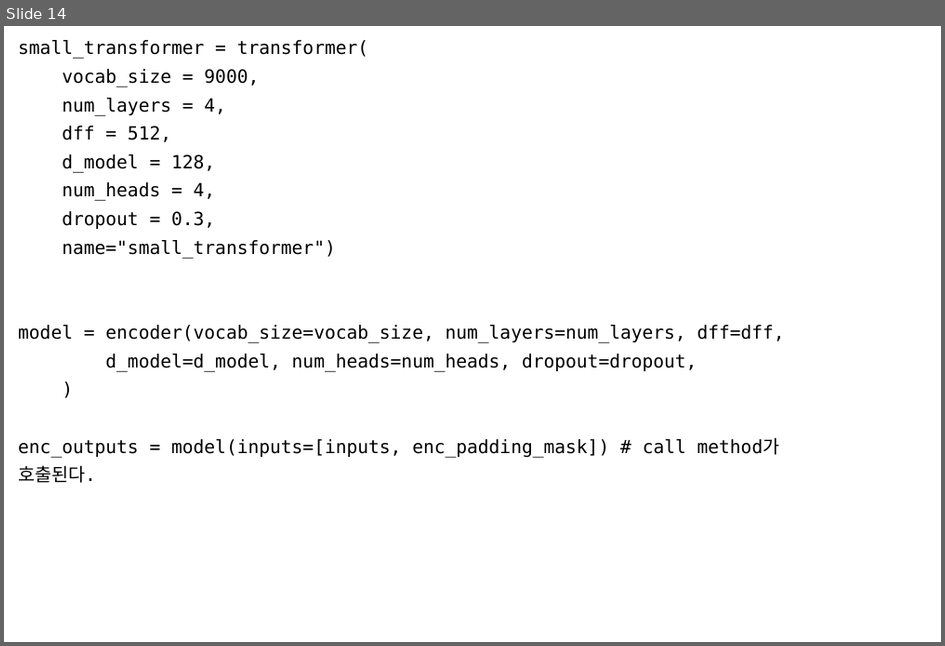
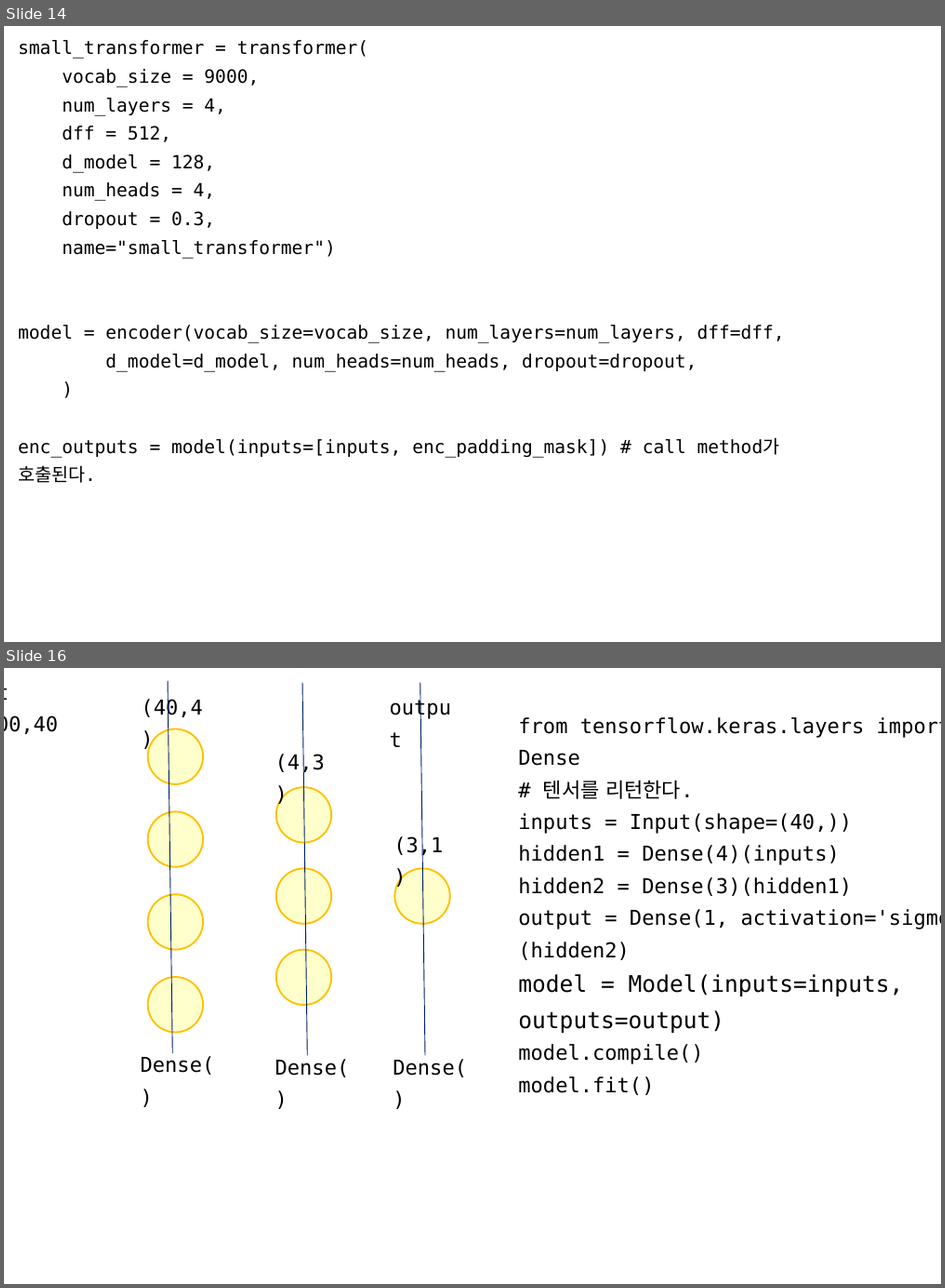
Before and after one commit to imguru-mooc/deep_learning_nlp, a slide deck: 트랜스포머분석_판서.pptx. Shown one above the other, each under a label of ours: slide 14 before the commit, slides 14 and 16 after it; the slides between them are not shown. The pictures are 945x646 and 945x1288 pixels, drawn with LibreOffice and Linux fonts; fonts in the diff are those of the drawing. Boxes give left, top, right and bottom in pixels: in the first picture for what was removed or moved away, otherwise in the second. Text is boxed around its words. In the diff, an @@ line names an element or a change of style, - is before the commit and + after.

```diff
--- a/트랜스포머분석_판서.pptx
+++ b/트랜스포머분석_판서.pptx
@@ slide 16 added at [4, 668, 941, 1284], background #FFFFFF @@
@@ line added from (168, 680) to (172, 1053), #002060 0.75 pt @@
@@ line added from (303, 683) to (308, 1056), #002060 0.75 pt @@
@@ line added from (421, 683) to (425, 1056), #002060 0.75 pt @@
@@ text added at [4, 715, 58, 734], 18 pt, text #000000 @@
+input
+(10000,40)
@@ text added at [141, 698, 202, 720], 18 pt, text #000000 @@
+(40,4)
@@ text added at [518, 717, 941, 1095], 18 pt, text #000000 @@
+from tensorflow.keras.layers import Input, Dense
+# 텐서를 리턴한다.
+inputs = Input(shape=(40,))
+hidden1 = Dense(4)(inputs)
+hidden2 = Dense(3)(hidden1)
+output = Dense(1, activation='sigmoid')(hidden2)
+model = Model(inputs=inputs, outputs=output)
+model.compile()
+model.fit()
@@ ellipse added at [147, 728, 203, 783], fill #FFFFCC, outline #FFC000 1.5 pt @@
@@ text added at [276, 753, 325, 775], 18 pt, text #000000 @@
+(4,3)
@@ ellipse added at [276, 787, 331, 842], fill #FFFFCC, outline #FFC000 1.5 pt @@
@@ ellipse added at [147, 811, 203, 867], fill #FFFFCC, outline #FFC000 1.5 pt @@
@@ text added at [394, 835, 443, 858], 18 pt, text #000000 @@
+(3,1)
@@ ellipse added at [276, 868, 331, 924], fill #FFFFCC, outline #FFC000 1.5 pt @@
@@ ellipse added at [395, 868, 449, 924], fill #FFFFCC, outline #FFC000 1.5 pt @@
@@ ellipse added at [147, 895, 203, 950], fill #FFFFCC, outline #FFC000 1.5 pt @@
@@ text added at [518, 910, 593, 929], 18 pt, text #000000 @@
+output
@@ ellipse added at [276, 950, 331, 1005], fill #FFFFCC, outline #FFC000 1.5 pt @@
@@ ellipse added at [147, 977, 203, 1032], fill #FFFFCC, outline #FFC000 1.5 pt @@
@@ text added at [141, 1056, 215, 1074], 18 pt, text #000000 @@
+Dense()
@@ text added at [276, 1059, 350, 1077], 18 pt, text #000000 @@
+Dense()
@@ text added at [393, 1059, 467, 1077], 18 pt, text #000000 @@
+Dense()
```
Also in this commit, not shown: 4 other slides added, 1 other file.
